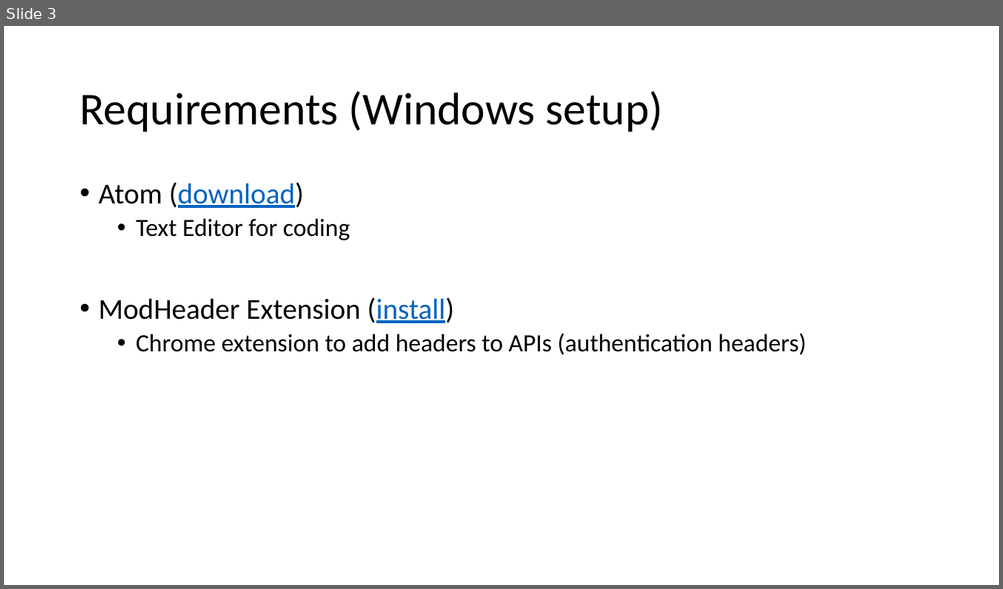
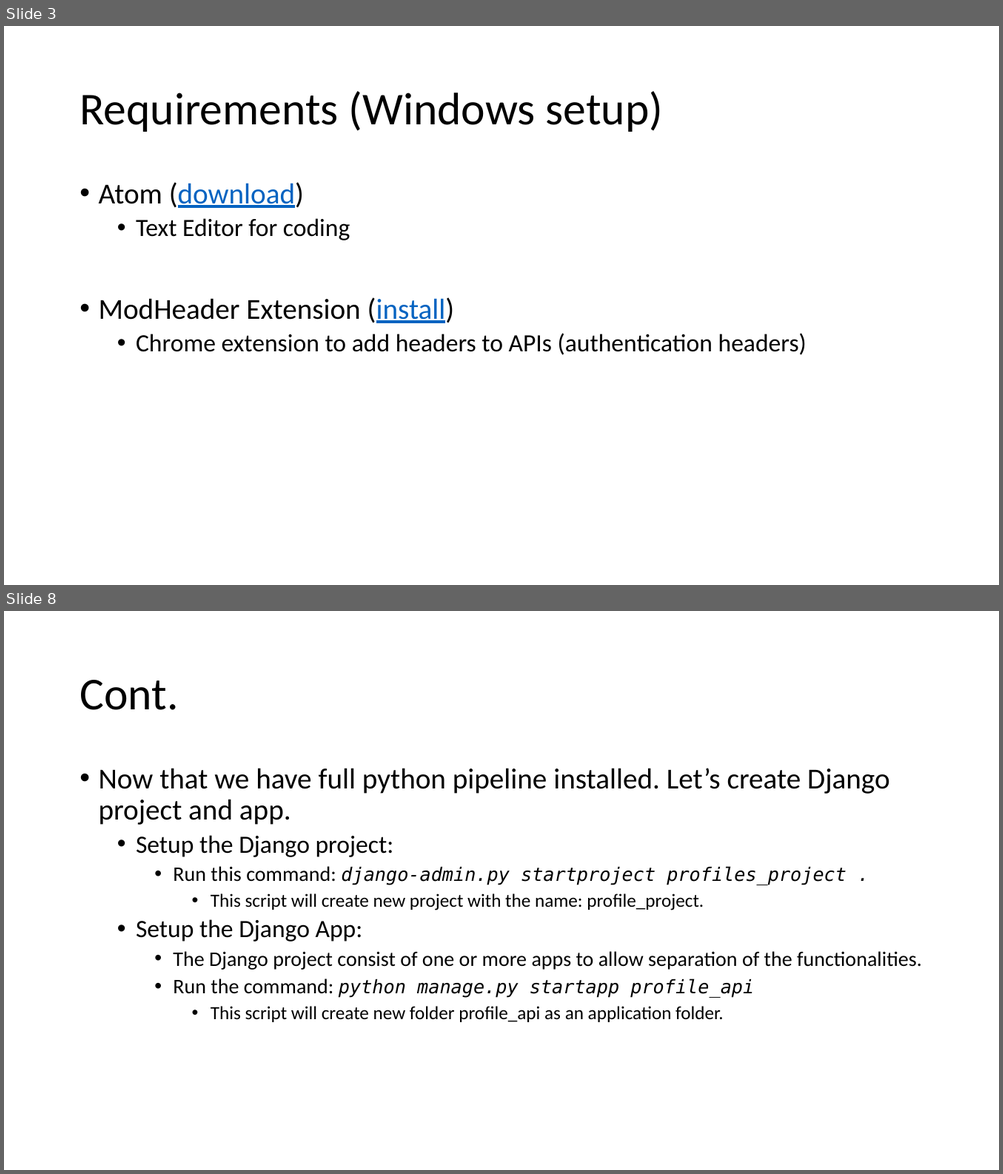
Before and after one commit to Smit24-git/profiles-rest-api, a slide deck: setup.pptx. Shown one above the other, each under a label of ours: slide 3 before the commit, slides 3 and 8 after it; the slides between them are not shown. The pictures are 1003x589 and 1003x1174 pixels, drawn with LibreOffice and Linux fonts; fonts in the diff are those of the drawing. Boxes give left, top, right and bottom in pixels: in the first picture for what was removed or moved away, otherwise in the second. Text is boxed around its words. In the diff, an @@ line names an element or a change of style, - is before the commit and + after.

Commit message:
Created Django Project and app

```diff
--- a/setup.pptx
+++ b/setup.pptx
@@ slide 8 added at [4, 611, 999, 1170], background #FFFFFF @@
@@ title added at [79, 680, 178, 710], 44 pt, text #000000 @@
+Cont.
@@ text added at [99, 768, 922, 1022], 18 pt, text #000000 @@
+• Now that we have full python pipeline installed. Let’s create Django project and app.
+  • Setup the Django project:
+    • Run this command: django-admin.py startproject profiles_project .
+      • This script will create new project with the name: profile_project.
+  • Setup the Django App:
+    • The Django project consist of one or more apps to allow separation of the functionalities.
+    • Run the command: python manage.py startapp profile_api
+      • This script will create new folder profile_api as an application folder.
```
Also in this commit, not shown: 1 slide changed, 5 other slides added, 14 other files.
